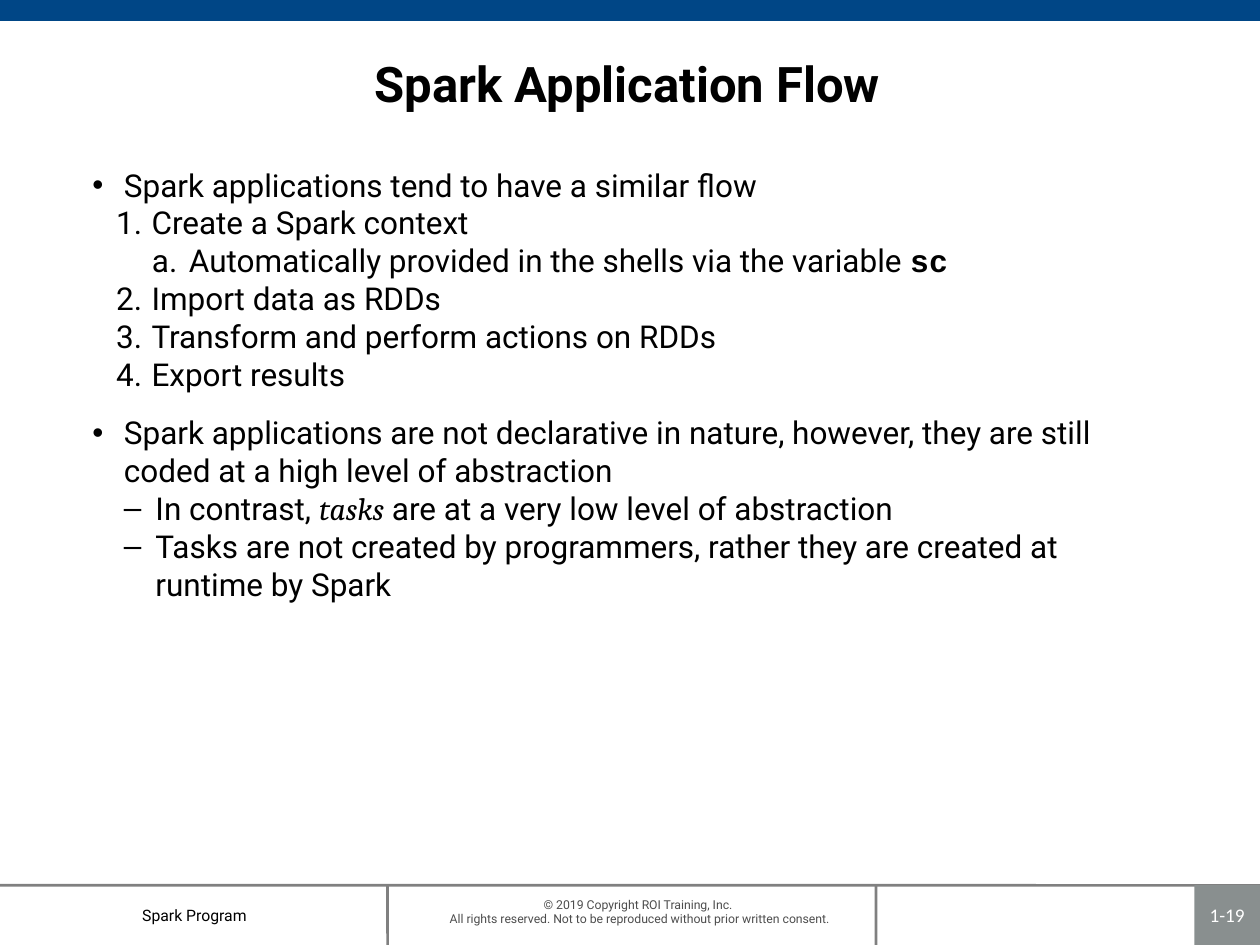
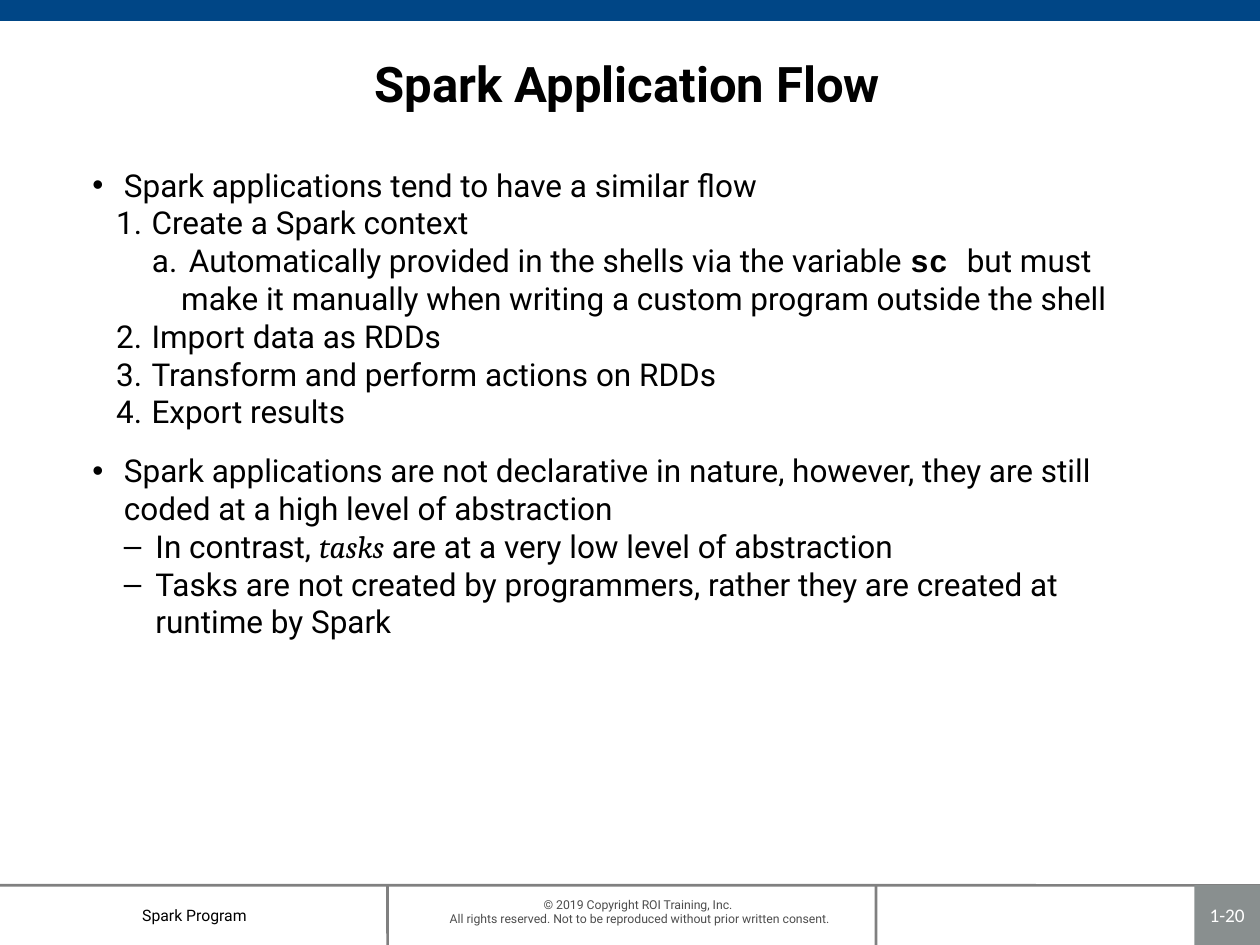
Before and after one commit to roitraining/SparkProgram, a slide deck: slide 20 of Day1/Day1_IntroToSpark.pptx (slide 19 before the commit). Drawn at 1260x945 pixels with LibreOffice and Linux fonts; fonts in the diff are those of the drawing; background and template pictures are left out. Boxes give left, top, right and bottom in pixels: in the first picture for what was removed or moved away, otherwise in the second. Text is boxed around its words. In the diff, an @@ line names an element or a change of style, - is before the commit and + after.

```diff
--- a/Day1/Day1_IntroToSpark.pptx
+++ b/Day1/Day1_IntroToSpark.pptx
@@ text at (x1=181, y1=248, x2=1107, y2=317): text changed @@
-    a. Automatically provided in the shells via the variable sc
+    a. Automatically provided in the shells via the variable sc but must make it manually when writing a custom program outside the shell
@@ page number at (x1=1210, y1=909, x2=1245, y2=922): text changed @@
-1-19
+1-20
```
Also in this commit, not shown: 10 other slides changed, 1 slide added.
